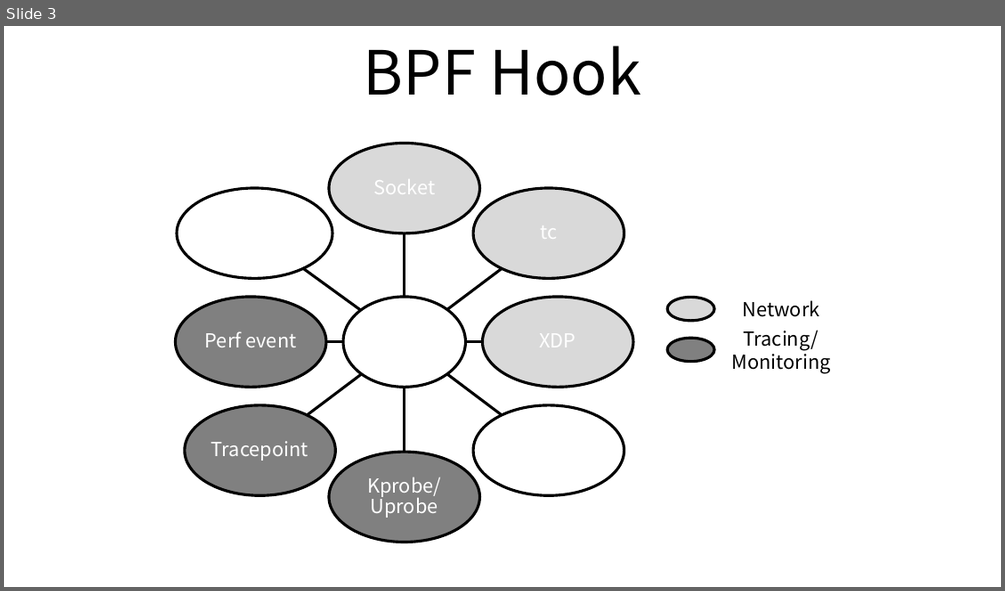
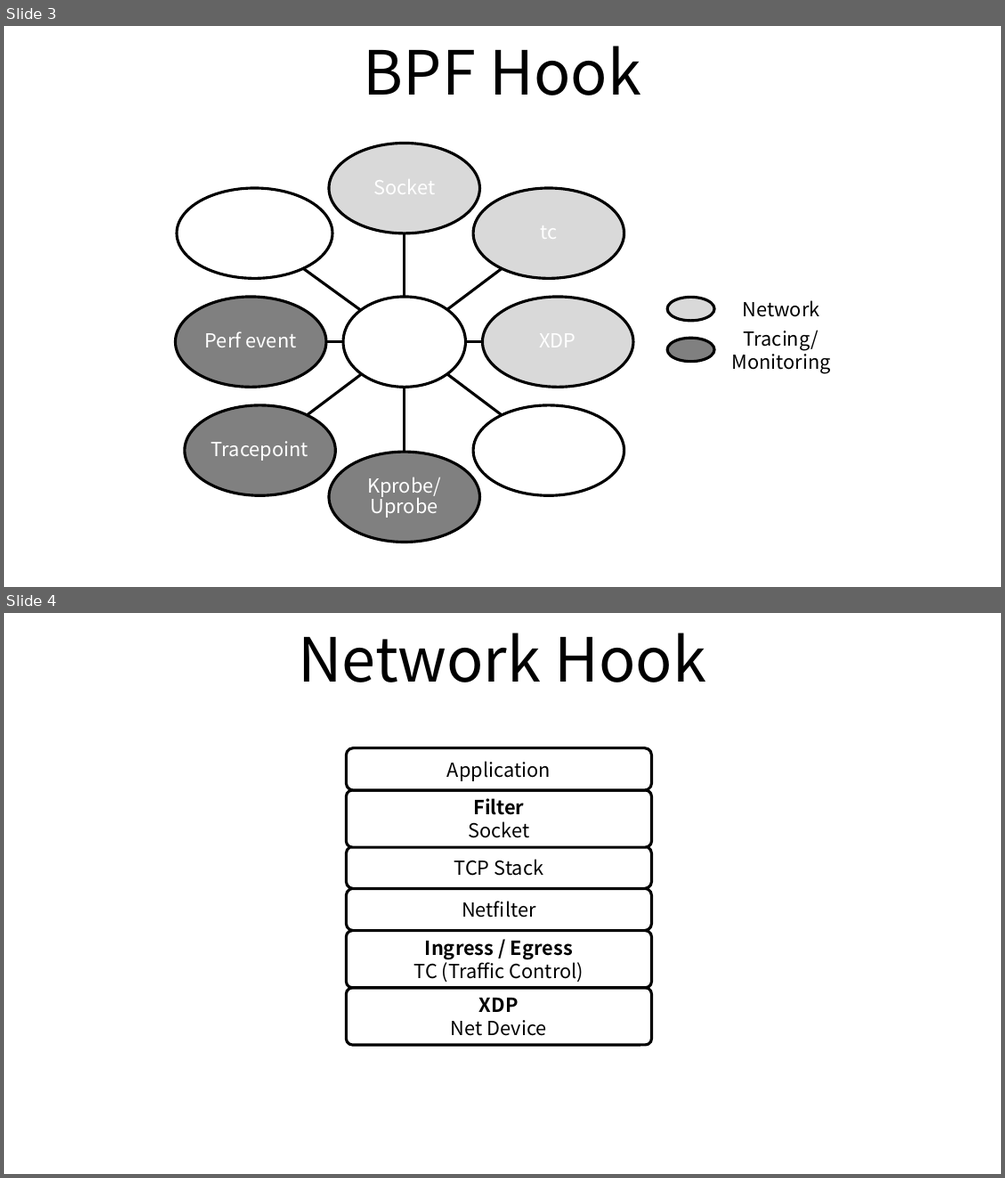
Before and after one commit to ssup2/blog-old, a slide deck: images/theory_analysis/Linux_BPF/Linux_BPF_XDP.pptx. Shown one above the other, each under a label of ours: slide 3 before the commit, slides 3 and 4 after it. The pictures are 1005x591 and 1005x1178 pixels, drawn with LibreOffice and Linux fonts; fonts in the diff are those of the drawing. Boxes give left, top, right and bottom in pixels: in the first picture for what was removed or moved away, otherwise in the second. Text is boxed around its words. In the diff, an @@ line names an element or a change of style, - is before the commit and + after.

```diff
--- a/images/theory_analysis/Linux_BPF/Linux_BPF_XDP.pptx
+++ b/images/theory_analysis/Linux_BPF/Linux_BPF_XDP.pptx
@@ slide 4 added at box(4, 613, 1001, 1174), background #FFFFFF @@
@@ title added at box(298, 633, 707, 682), 44 pt, text #000000 @@
+Network Hook
@@ rounded rectangle added at box(346, 747, 651, 789), fill #FFFFFF, outline #000000 2 pt, 14 pt, text #000000 @@
+Application
@@ rounded rectangle added at box(346, 790, 651, 847), fill #FFFFFF, outline #000000 2 pt, 14 pt, text #000000, bold @@
+Filter
+Socket
@@ rounded rectangle added at box(346, 846, 651, 888), fill #FFFFFF, outline #000000 2 pt, 14 pt, text #000000 @@
+TCP Stack
@@ rounded rectangle added at box(346, 888, 651, 930), fill #FFFFFF, outline #000000 2 pt, 14 pt, text #000000 @@
+Netfilter
@@ rounded rectangle added at box(346, 930, 651, 987), fill #FFFFFF, outline #000000 2 pt, 14 pt, text #000000 @@
+Ingress / Egress
+TC (Traffic Control)
@@ rounded rectangle added at box(346, 988, 651, 1045), fill #FFFFFF, outline #000000 2 pt, 14 pt, text #000000 @@
+XDP
+Net Device
```
Also in this commit, not shown: 2 other files.
